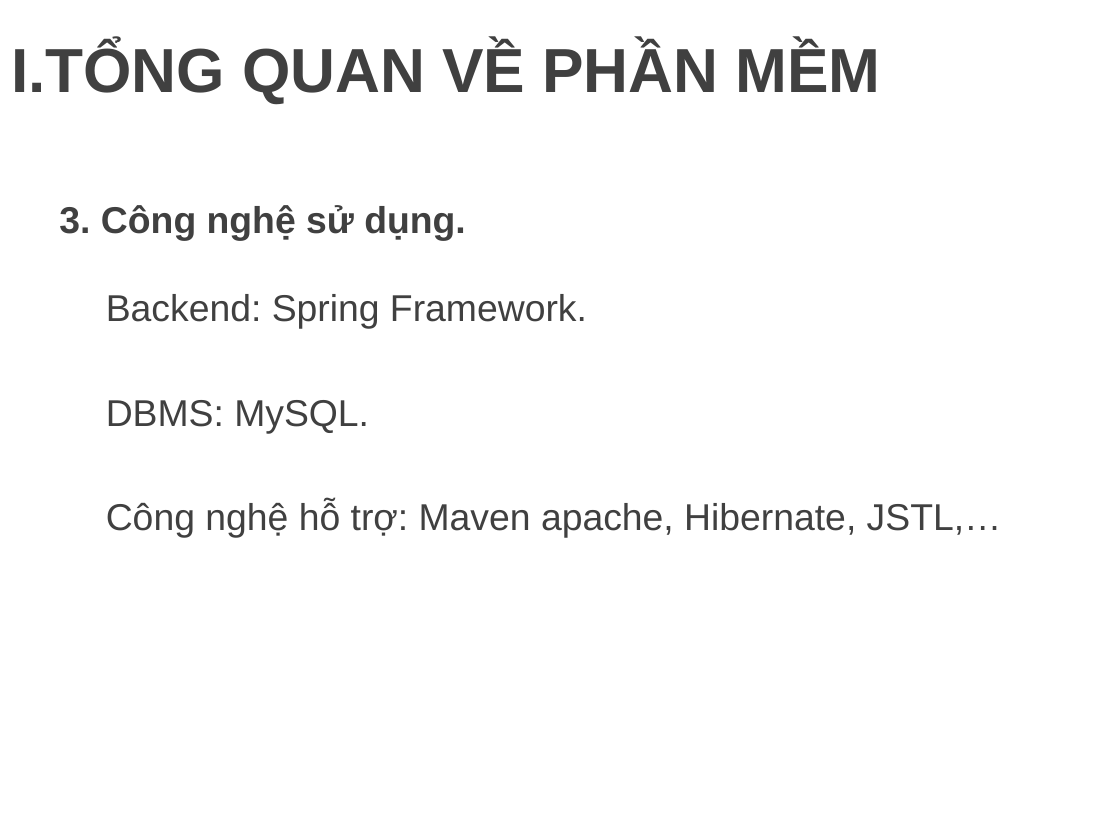
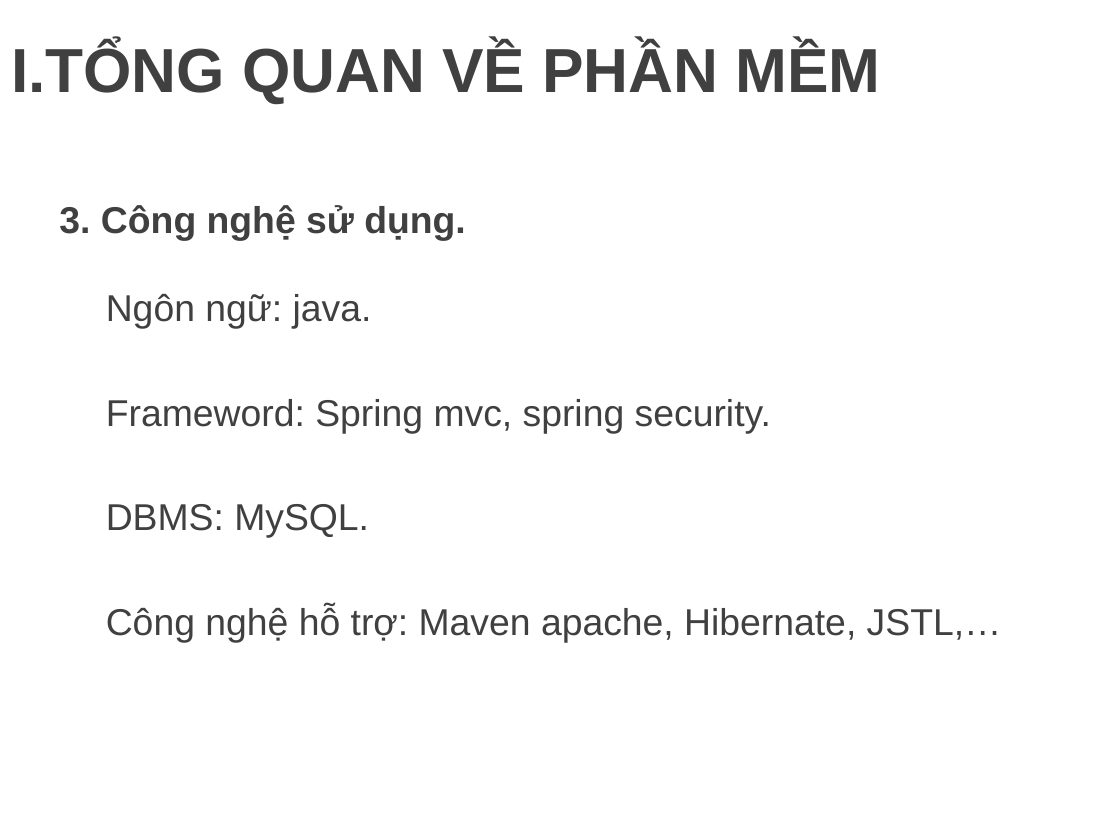
Before and after one commit to minhdat1602/2021_cnpm_group09, a slide deck: slide 4 of document_slide/slide.pptx. Drawn at 1120x840 pixels with LibreOffice and Linux fonts; fonts in the diff are those of the drawing; background and template pictures are left out. Boxes give left, top, right and bottom in pixels: in the first picture for what was removed or moved away, otherwise in the second. Text is boxed around its words. In the diff, an @@ line names an element or a change of style, - is before the commit and + after.

```diff
--- a/document_slide/slide.pptx
+++ b/document_slide/slide.pptx
@@ text at (106,294,771,433): text changed @@
-Backend: Spring Framework.
+Ngôn ngữ: java.
+Frameword: Spring mvc, spring security.
```
Also in this commit, not shown: 6 other slides changed, 9 slides added, 1 other file.
